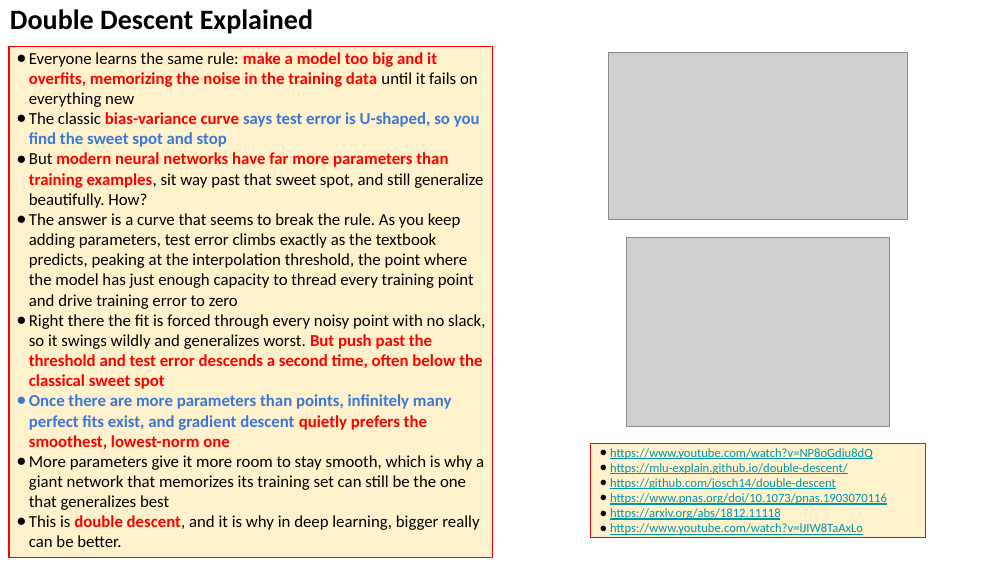
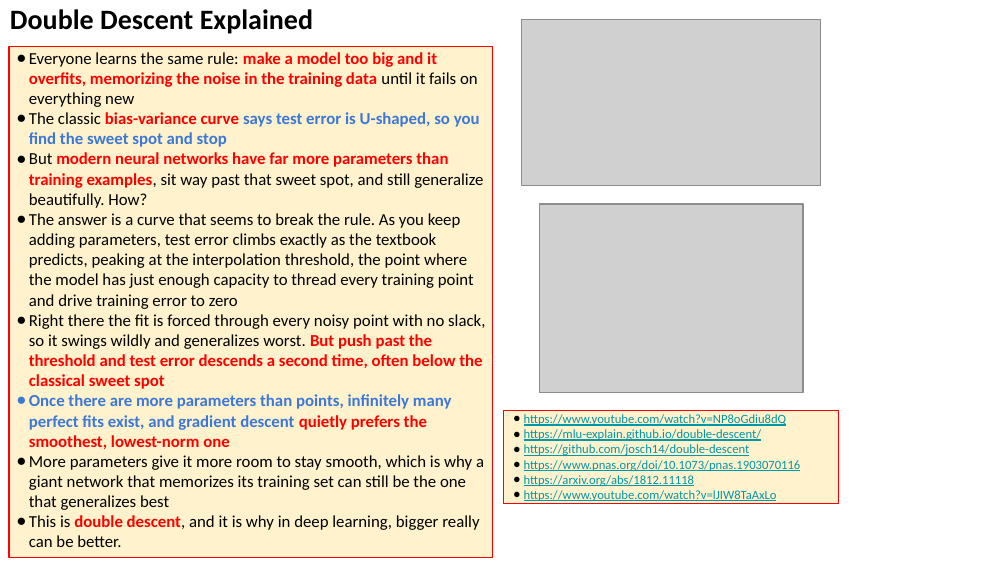
Before and after one commit to lselector/seminar, a slide deck: slide 20 of 2026/2026-08-14-AI-Updates.pptx (slide 17 before the commit). Drawn at 1008x567 pixels with LibreOffice and Linux fonts; fonts in the diff are those of the drawing; grey boxes stand for pictures. Boxes give left, top, right and bottom in pixels: in the first picture for what was removed or moved away, otherwise in the second. Text is boxed around its words. In the diff, an @@ line names an element or a change of style, - is before the commit and + after.

```diff
--- a/2026/2026-08-14-AI-Updates.pptx
+++ b/2026/2026-08-14-AI-Updates.pptx
@@ 2 pictures, 1 rectangle: place and size @@
-2 pictures, 1 rectangle at (591,52,926,537)
+2 pictures, 1 rectangle at (504,19,840,504)
```
Also in this commit, not shown: 19 other slides changed, 2 slides added.
